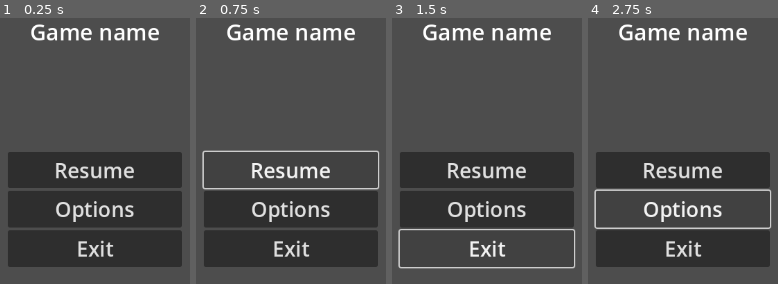
Above: before the commit, frames 1-4 (left to right).
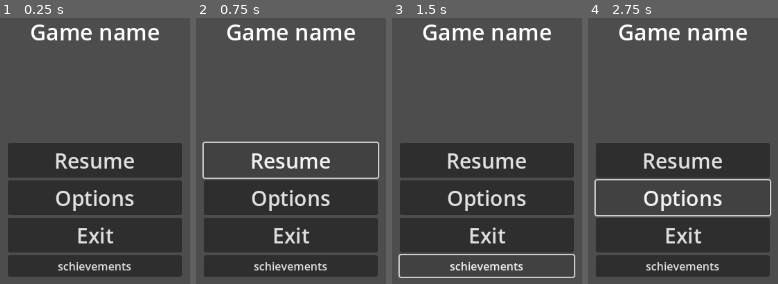
Above: after the commit, the same moments.

Repository: 6thAce/NorthernLights
Game: Godot game, scene res://scenes/pause_screen.tscn
The game is run twice, just before and just after one commit, with the same random seed, the same clock (stepped at 60 frames per second) and the same inputs. This scene is started directly instead of the project's main scene.
Inputs (mouse positions are in pixels of both pictures, inside the frame that each line leads up to):
- Up to frame 1 (0.25 s): no input
- Up to frame 2 (0.75 s): click "Resume" at 0.5 s
- Up to frame 3 (1.5 s): click (487, 265) at 1.25 s, where only the run after the commit has a clickable "schievements"
- Up to frame 4 (2.75 s): click "Options" at 2 s

The runs differ from the first frame. In frame 1, 15% of the frame differs, in the area x 4-96%, y 46-98%; in frame 2, 14%; in frame 3, 13%; in frame 4, 15%, in the area x 3-97%, y 46-98%.

Commit message:
Update pause_screen.tscn

Diff:
--- a/scenes/pause_screen.tscn
+++ b/scenes/pause_screen.tscn
@@ -56,3 +56,8 @@
 theme_override_font_sizes/font_size = 30
 text = "Exit
 "
+
+[node name="Button4" type="Button" parent="VBoxContainer"]
+layout_mode = 2
+text = "schievements
+"
